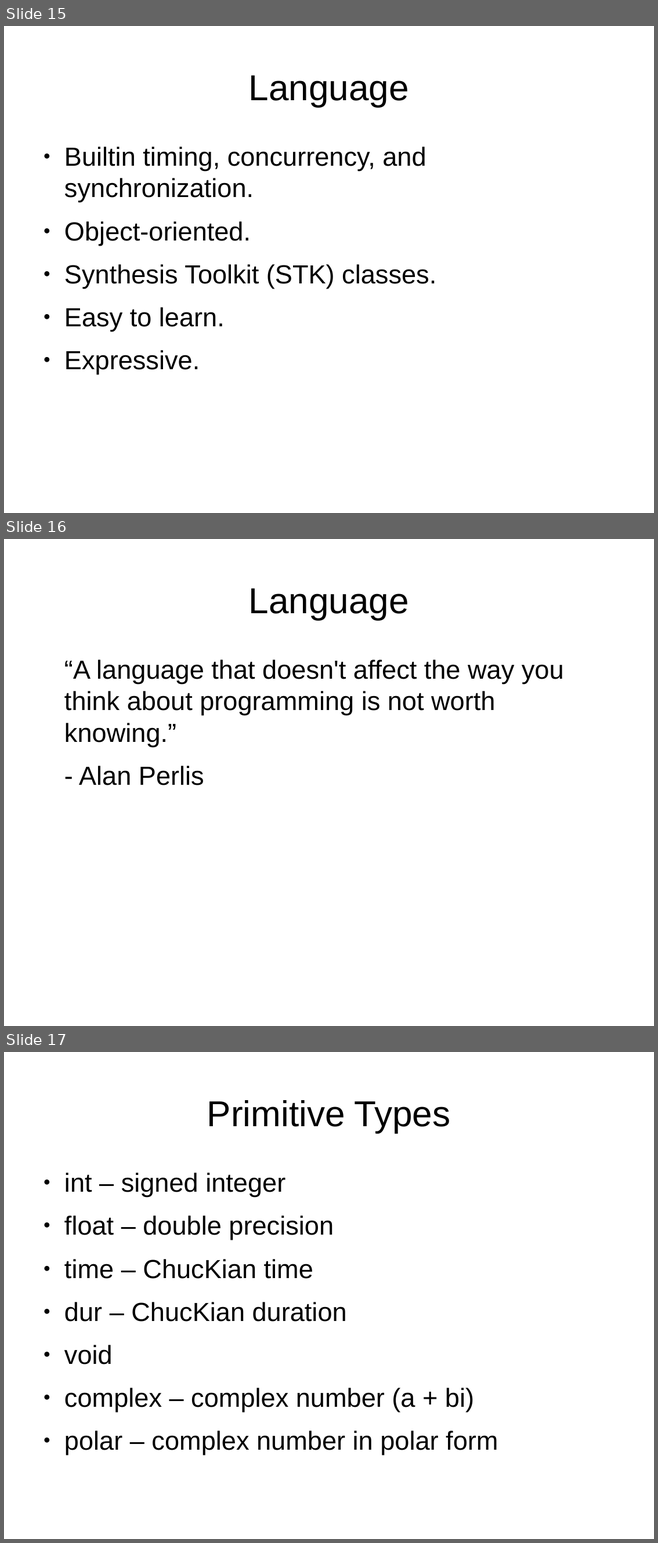
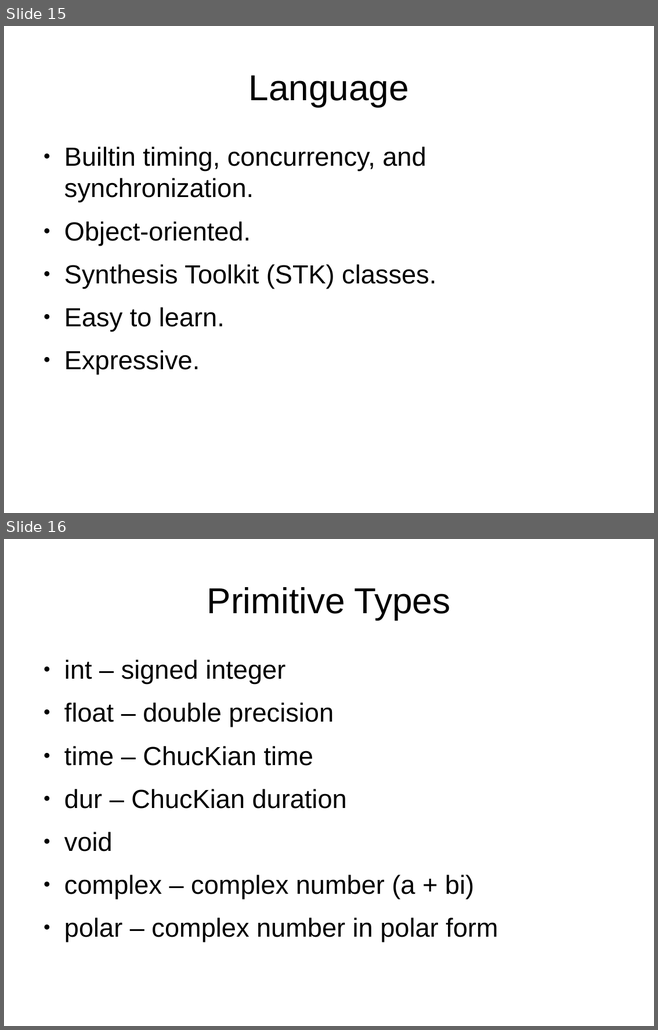
Before and after one commit to briansorahan/txlf-2013-chuck-talk, a slide deck: ChuckTalk.odp. Shown one above the other, each under a label of ours: slides 15, 16 and 17 before the commit, slides 15 and 16 after it. The pictures are 658x1543 and 658x1030 pixels, drawn with LibreOffice and Linux fonts; fonts in the diff are those of the drawing. Boxes give left, top, right and bottom in pixels: in the first picture for what was removed or moved away, otherwise in the second. Text is boxed around its words. In the diff, an @@ line names an element or a change of style, - is before the commit and + after.

```diff
--- a/ChuckTalk.odp
+++ b/ChuckTalk.odp
@@ slide 16 removed at (4, 539, 654, 1026), background #FFFFFF @@
@@ title removed at (249, 588, 409, 620) @@
-Language
@@ text removed at (64, 660, 564, 785) @@
-“A language that doesn't affect the way you think about programming is not worth knowing.”
-- Alan Perlis
@@ what was slide 17 is now slide 16 @@
```
Also in this commit, not shown: 1 slide changed.
